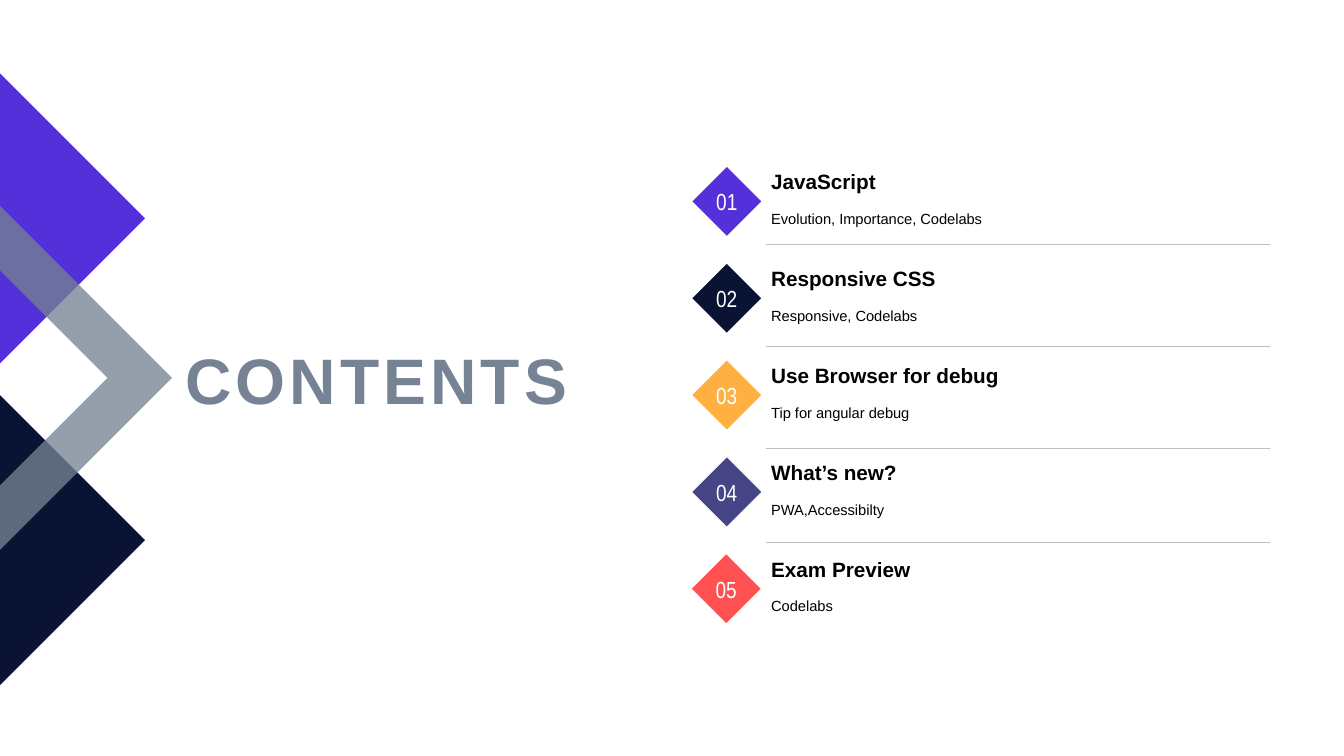
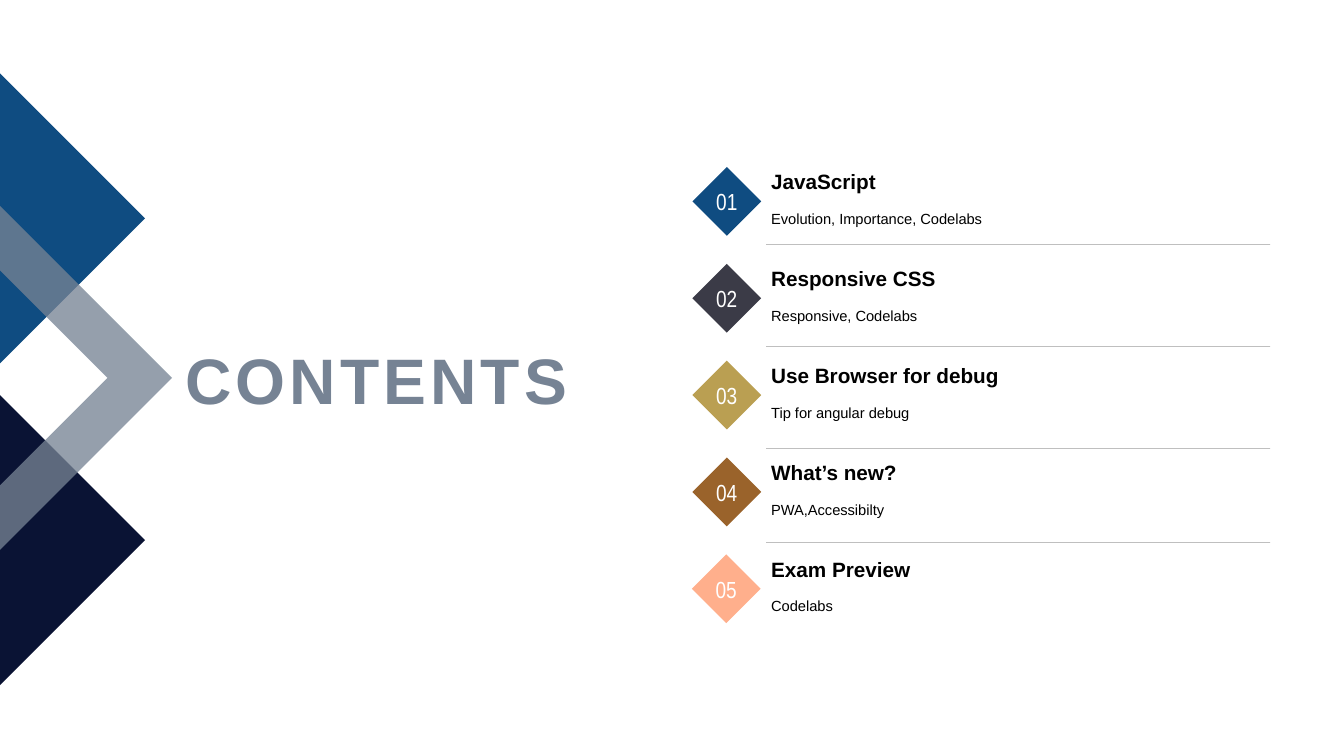
Before and after one commit to NickDu1994/workspace, a slide deck: slide 2 of temp/digital summit.pptx. Drawn at 1344x756 pixels with LibreOffice and Linux fonts; fonts in the diff are those of the drawing. Boxes give left, top, right and bottom in pixels: in the first picture for what was removed or moved away, otherwise in the second. Text is boxed around its words. In the diff, an @@ line names an element or a change of style, - is before the commit and + after.

```diff
--- a/temp/digital summit.pptx
+++ b/temp/digital summit.pptx
@@ freeform shape at [0,74,144,363]: fill #5330D9 to #0F4C81 @@
@@ diamond "01" at [693,167,761,236]: fill #5330D9 to #0F4C81 @@
@@ diamond "02" at [693,264,761,333]: fill #0A1334 to #3B3B47 @@
@@ diamond "03" at [693,361,761,430]: fill #FFB041 to #BA9F52 @@
@@ diamond "04" at [693,458,761,526]: fill #464686 to #9A632B @@
@@ diamond "05" at [692,555,760,623]: fill #FF5151 to #FFAF8C @@
```
Also in this commit, not shown: 4 other slides changed, 14 slides added.
